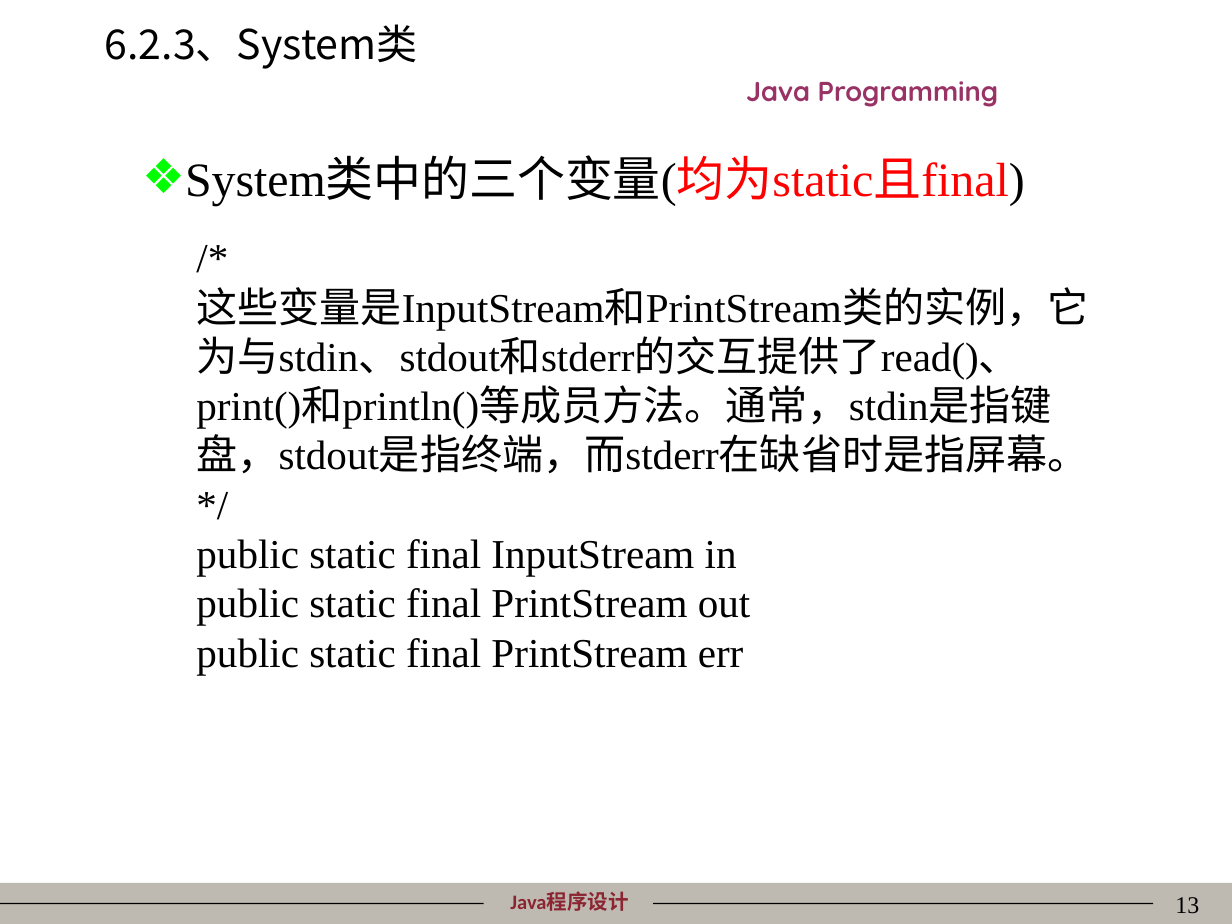
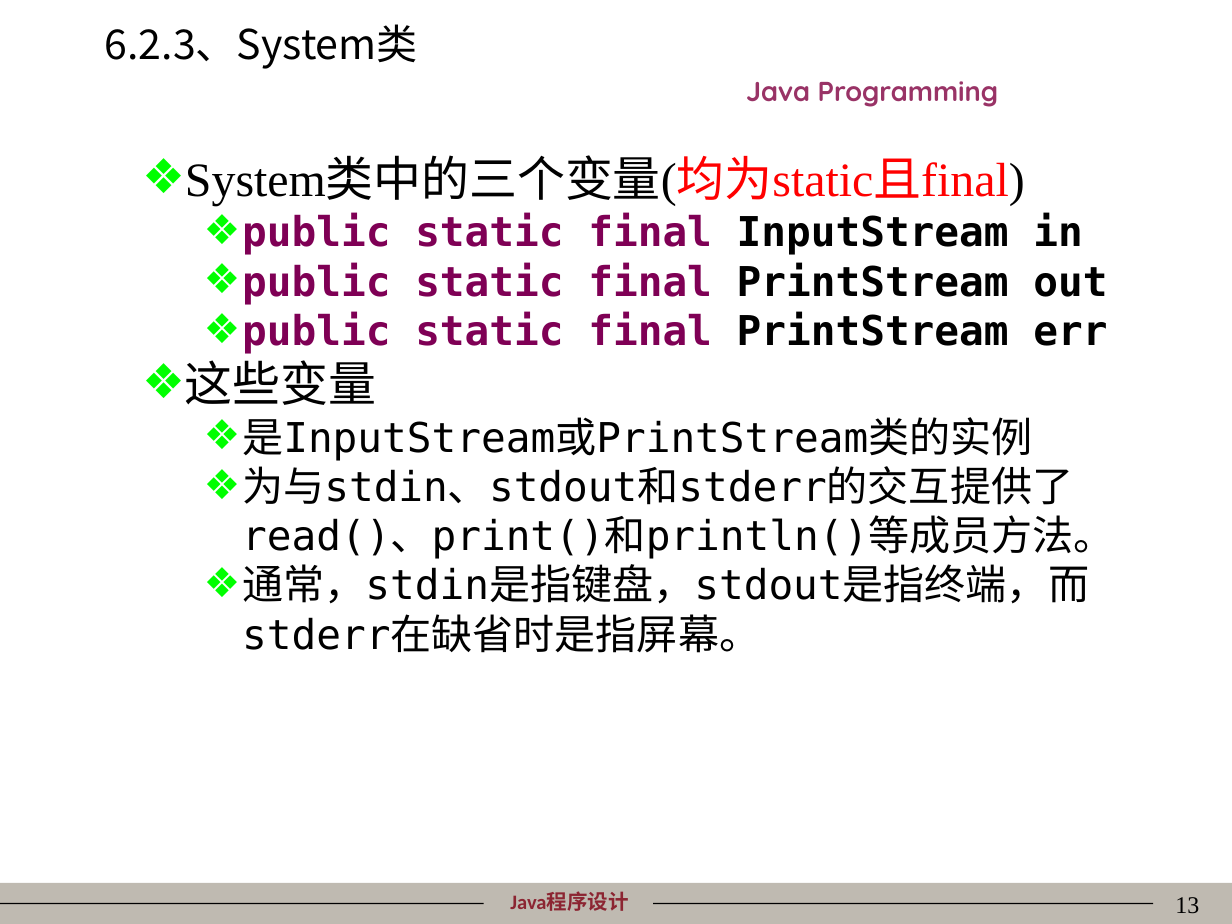
Before and after one commit to mordeky/Java, a slide deck: slide 13 of PPT/06Java常用类及接口.ppt. Drawn at 1232x924 pixels with LibreOffice and Linux fonts; fonts in the diff are those of the drawing; background and template pictures are left out. Boxes give left, top, right and bottom in pixels: in the first picture for what was removed or moved away, otherwise in the second. Text is boxed around its words. In the diff, an @@ line names an element or a change of style, - is before the commit and + after.

```diff
--- a/PPT/06Java常用类及接口.ppt
+++ b/PPT/06Java常用类及接口.ppt
@@ text "System类中的三个变量(均为static且final)": place and size @@
-text "System类中的三个变量(均为static且final)" at [196, 287, 1088, 674]
+text "System类中的三个变量(均为static且final)" at [185, 158, 1114, 653]
@@ text at [185, 158, 1025, 205]: text changed; size 24 to 28 pt @@
-/*
-这些变量是InputStream和PrintStream类的实例，它为与stdin、stdout和stderr的交互提供了read()、print()和println()等成员方法。通常，stdin是指键盘，stdout是指终端，而stderr在缺省时是指屏幕。
-*/
+❖ System类中的三个变量(均为static且final)
@@ text at [242, 213, 1107, 354]: font Times New Roman to DejaVu Sans Mono, bold on in "public static final InputStream in", "public static final PrintStream out", "public static final PrintStream err"; text colour #000000 to #7F0055 in "public static final", "public static final", "public static final"; bullet none to ❖; list level 1 to 2 in "public static final InputStream in"; list level 1 to 2 in "public static final PrintStream out"; list level 1 to 2 in "public static final PrintStream err" @@
@@ text at [185, 352, 1114, 653]: paragraphs added @@
+❖ 这些变量
+  ❖ 是InputStream或PrintStream类的实例
+  ❖ 为与stdin、stdout和stderr的交互提供了read()、print()和println()等成员方法。
+  ❖ 通常，stdin是指键盘，stdout是指终端，而stderr在缺省时是指屏幕。
```
Also in this commit, not shown: 26 other slides changed, 1 slide added, 2 slides removed, 43 other files.
